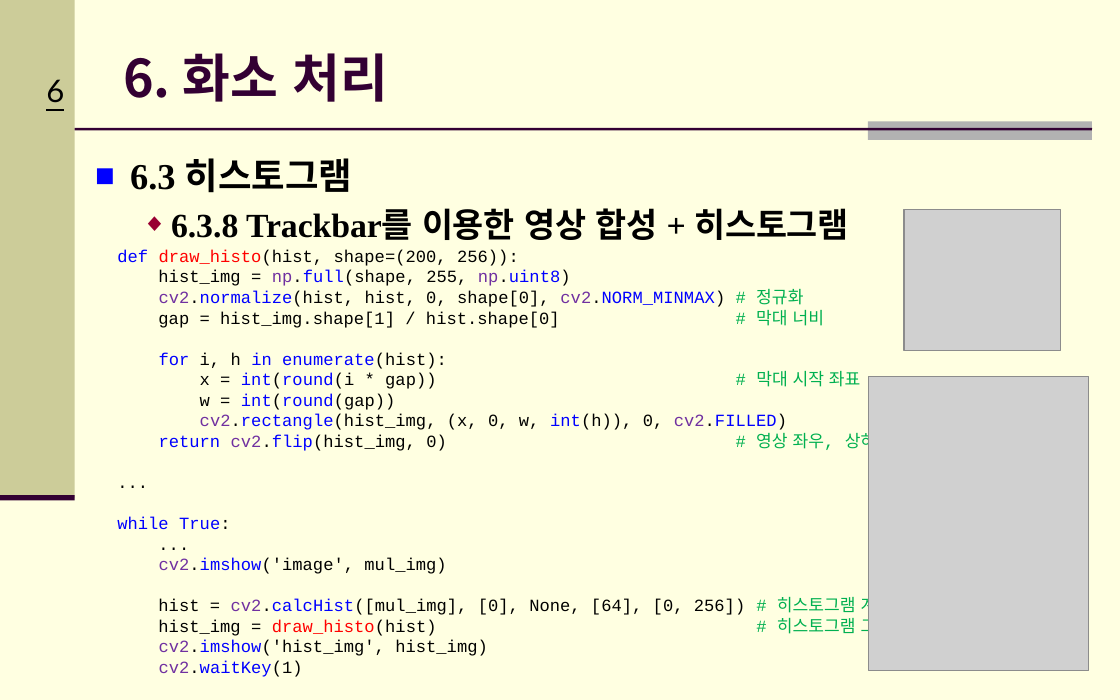
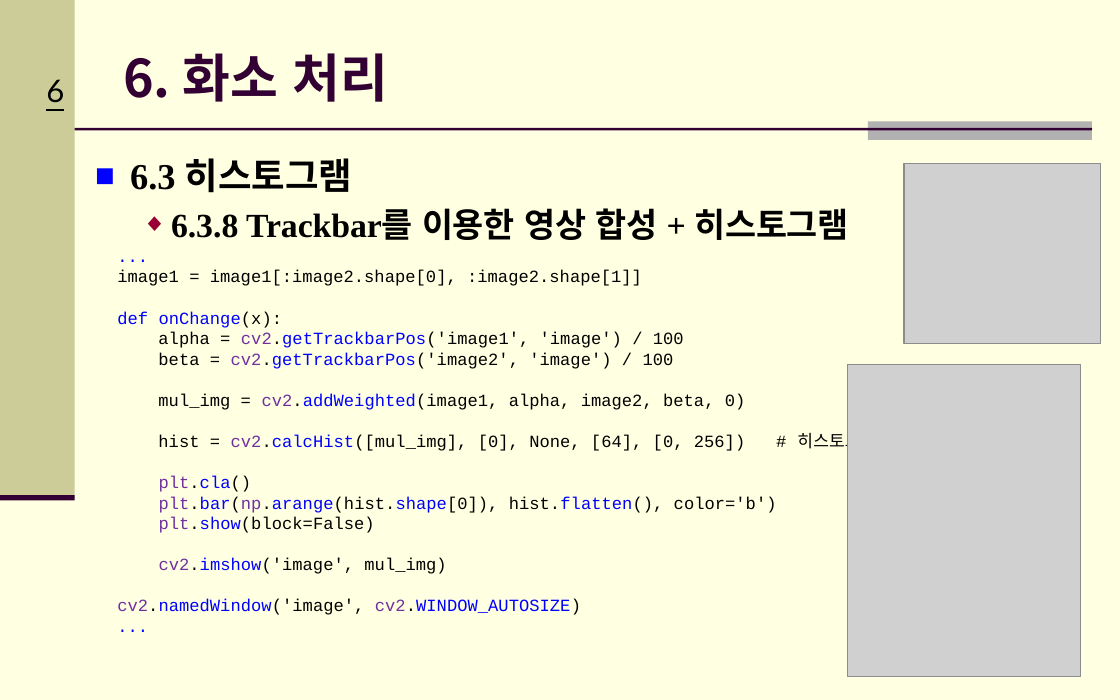
Before and after one commit to Hitbee-dev/OpenCV-Python, a slide deck: slide 6 of 2022-11-08/documents/CH_06 화소 처리.pptx. Drawn at 1120x700 pixels with LibreOffice and Linux fonts; fonts in the diff are those of the drawing; grey boxes stand for pictures; background and template pictures are left out. Boxes give left, top, right and bottom in pixels: in the first picture for what was removed or moved away, otherwise in the second. Text is boxed around its words. In the diff, an @@ line names an element or a change of style, - is before the commit and + after.

```diff
--- a/2022-11-08/documents/CH_06 화소 처리.pptx
+++ b/2022-11-08/documents/CH_06 화소 처리.pptx
@@ picture: place and size @@
-picture at [904, 209, 1061, 351]
+picture at [904, 164, 1101, 344]
@@ text at [117, 249, 877, 453]: paragraphs removed @@
-def draw_histo(hist, shape=(200, 256)):
-hist_img = np.full(shape, 255, np.uint8)
-cv2.normalize(hist, hist, 0, shape[0], cv2.NORM_MINMAX) # 정규화
-gap = hist_img.shape[1] / hist.shape[0] # 막대 너비
-for i, h in enumerate(hist):
-x = int(round(i * gap)) # 막대 시작 좌표
-w = int(round(gap))
-cv2.rectangle(hist_img, (x, 0, w, int(h)), 0, cv2.FILLED)
-return cv2.flip(hist_img, 0) # 영상 좌우, 상하 반전
@@ text at [117, 270, 746, 410]: text changed @@
-while True:
-...
-cv2.imshow('image', mul_img)
+image1 = image1[:image2.shape[0], :image2.shape[1]]
+def onChange(x):
+alpha = cv2.getTrackbarPos('image1', 'image') / 100
+beta = cv2.getTrackbarPos('image2', 'image') / 100
+mul_img = cv2.addWeighted(image1, alpha, image2, beta, 0)
@@ picture: place and size @@
-picture at [869, 376, 1090, 671]
+picture at [848, 365, 1081, 678]
@@ text at [158, 430, 876, 453]: text colour #000000 to #0000FF in "..."; text colour #00B050 to #000000 in "# 히스토그램 계산" @@
@@ text at [117, 475, 777, 615]: text changed @@
-hist_img = draw_histo(hist) # 히스토그램 그리기
-cv2.imshow('hist_img', hist_img)
-cv2.waitKey(1)
+plt.cla()
+plt.bar(np.arange(hist.shape[0]), hist.flatten(), color='b')
+plt.show(block=False)
+cv2.imshow('image', mul_img)
+cv2.namedWindow('image', cv2.WINDOW_AUTOSIZE)
+...
```
Also in this commit, not shown: 6 other slides changed, 3 other files.
